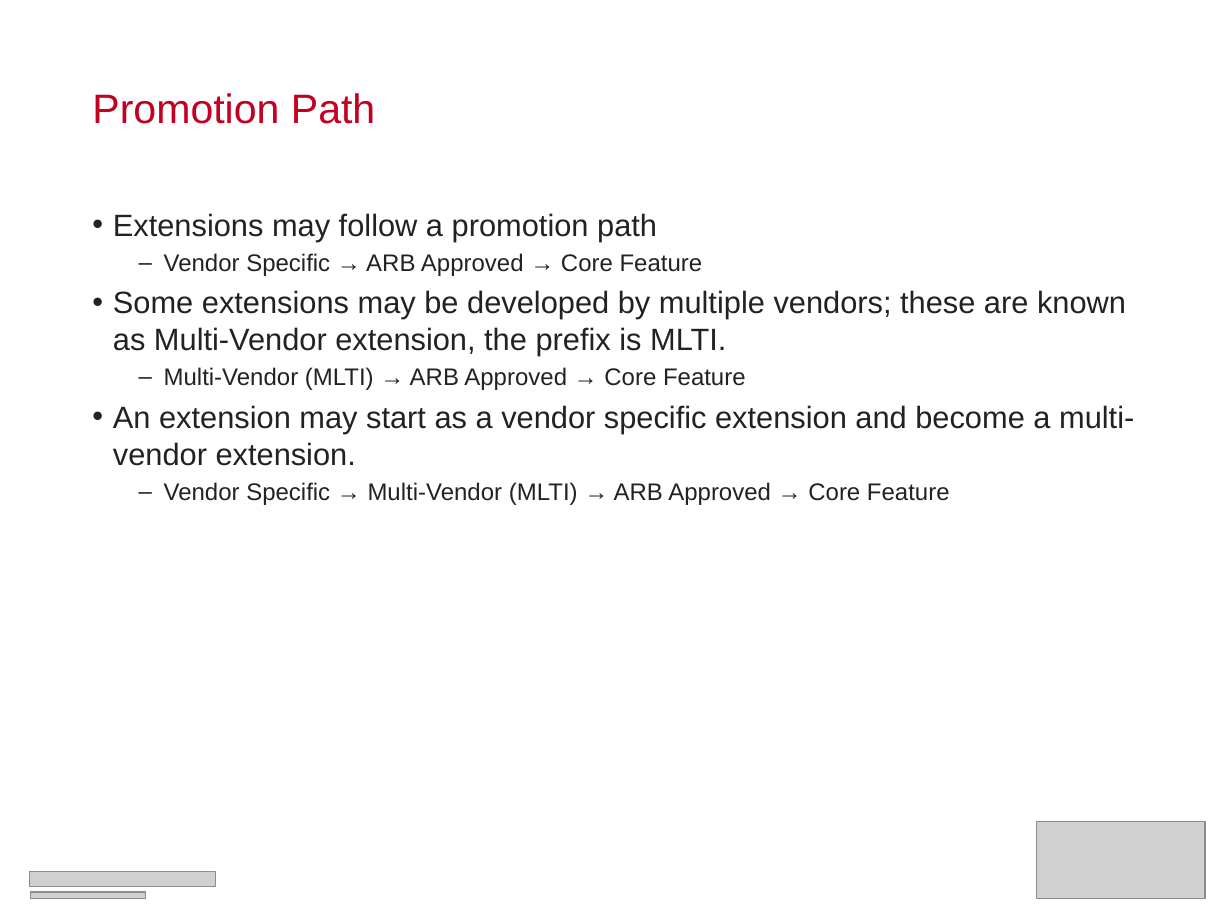
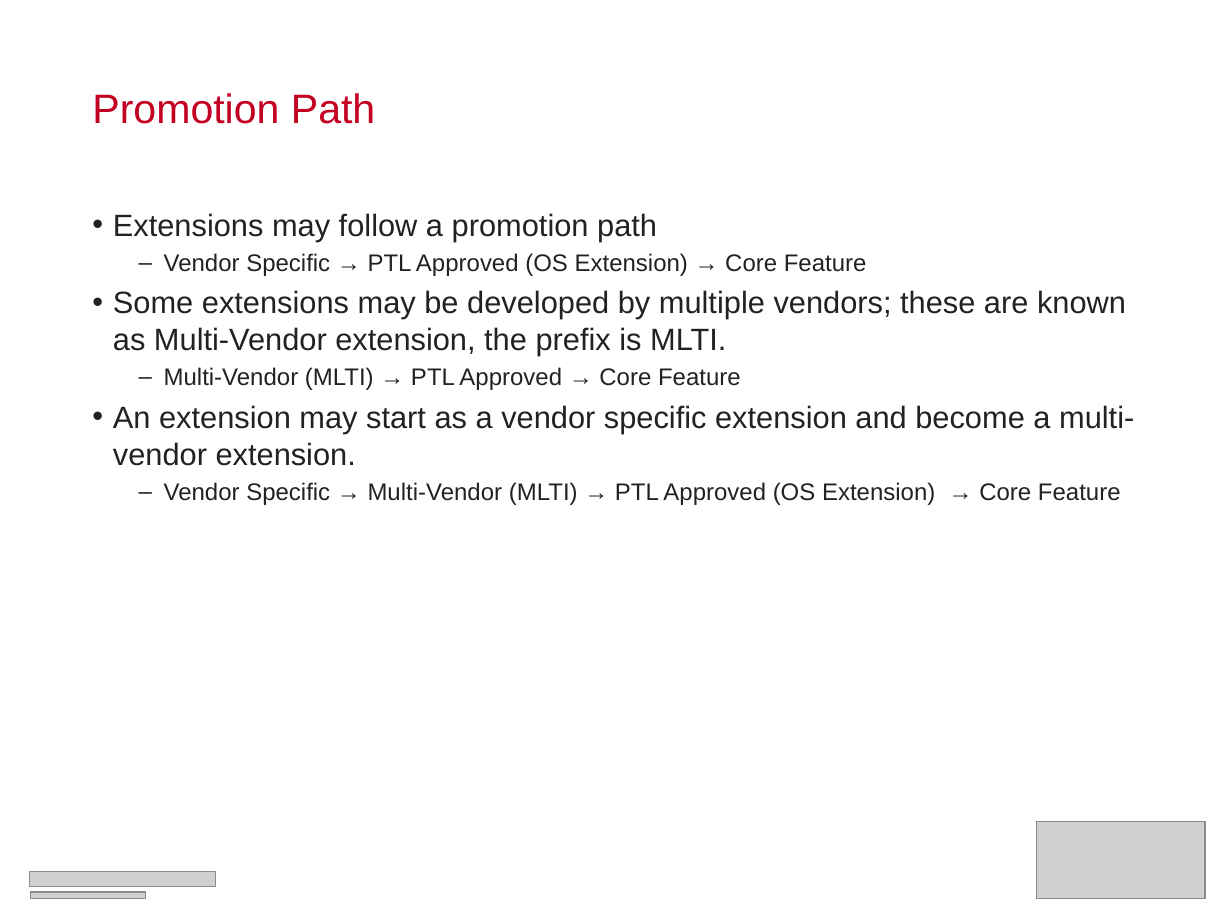
Before and after one commit to RackerWilliams/OpenStack-Extensions, a slide deck: slide 35 of Extensions.ppt (slide 36 before the commit). Drawn at 1232x924 pixels with LibreOffice and Linux fonts; fonts in the diff are those of the drawing; grey boxes stand for pictures. Boxes give left, top, right and bottom in pixels: in the first picture for what was removed or moved away, otherwise in the second. Text is boxed around its words. In the diff, an @@ line names an element or a change of style, - is before the commit and + after.

```diff
--- a/Extensions.ppt
+++ b/Extensions.ppt
@@ text at [164,253,867,276]: text changed @@
-  – Vendor Specific → ARB Approved → Core Feature
+  – Vendor Specific → PTL Approved (OS Extension) → Core Feature
@@ text at [164,367,741,390]: text changed @@
-  – Multi-Vendor (MLTI) → ARB Approved → Core Feature
+  – Multi-Vendor (MLTI) → PTL Approved → Core Feature
@@ text at [164,482,1121,505]: text changed @@
-  – Vendor Specific → Multi-Vendor (MLTI) → ARB Approved → Core Feature
+  – Vendor Specific → Multi-Vendor (MLTI) → PTL Approved (OS Extension) → Core Feature
```
Also in this commit, not shown: 16 other slides changed, 3 slides added, 12 slides removed.
